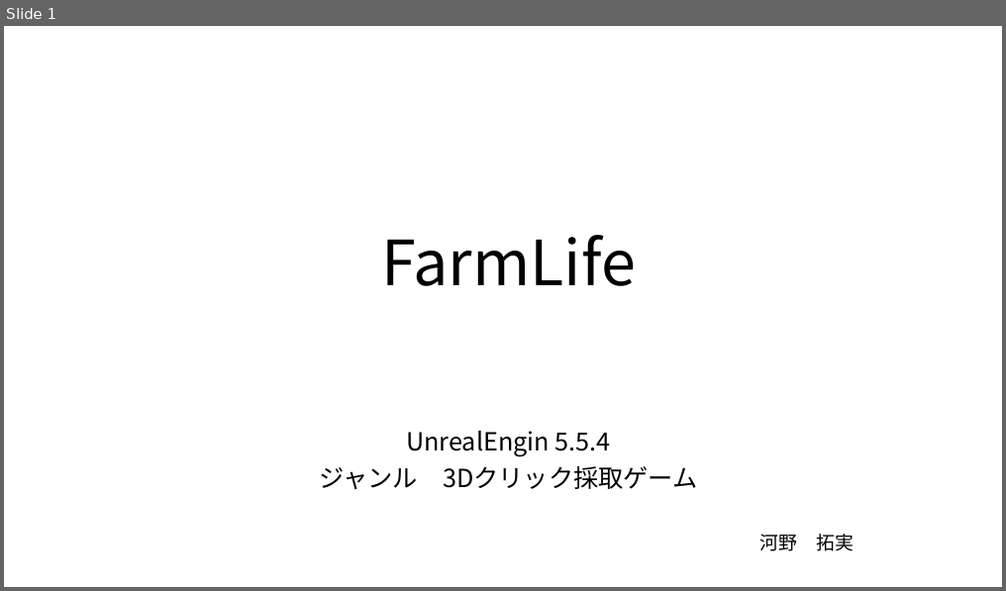
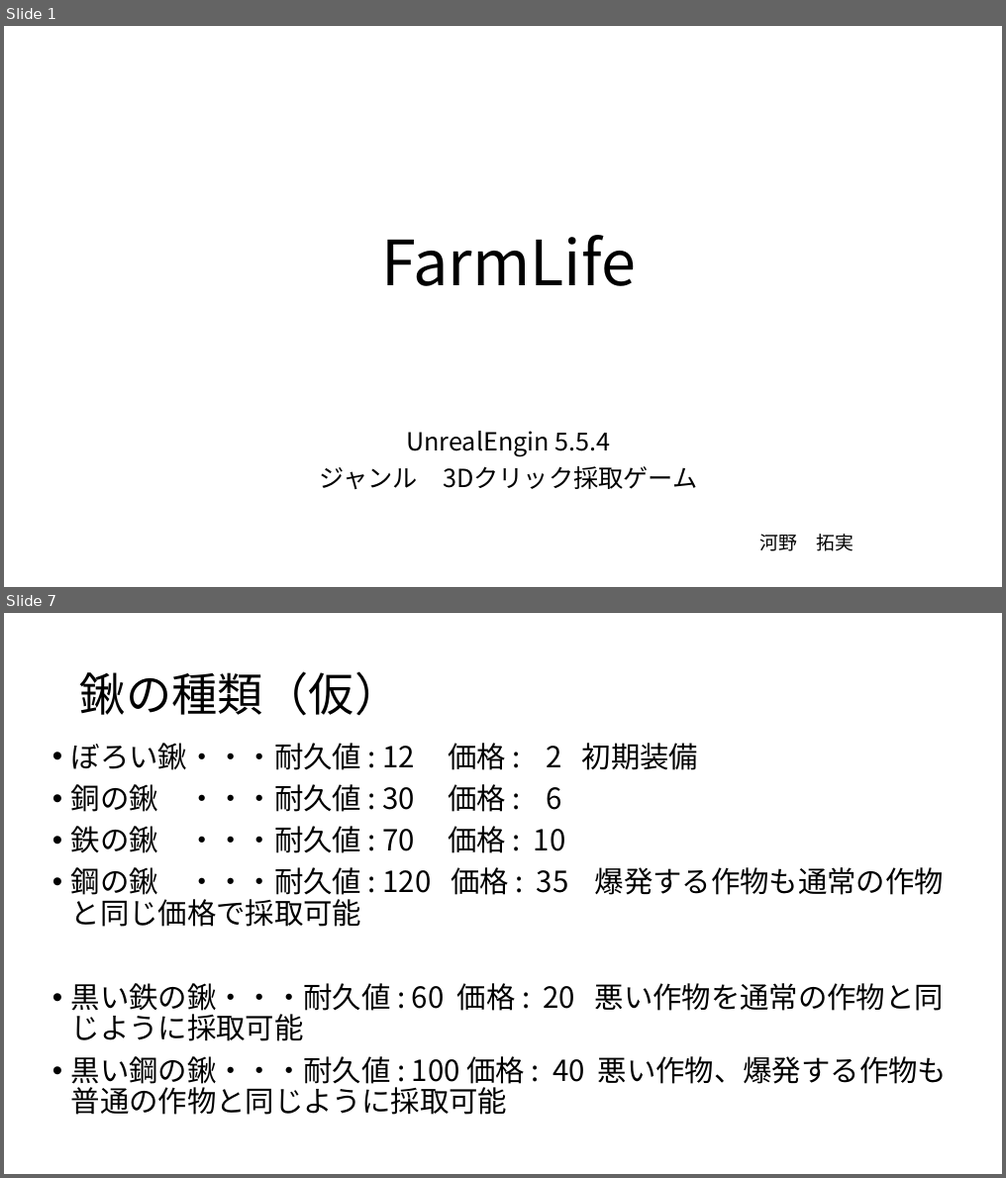
Before and after one commit to KawanoTakumi/FarmLife, a slide deck: FarmLife_企画.pptx. Shown one above the other, each under a label of ours: slide 1 before the commit, slides 1 and 7 after it; the slides between them are not shown. The pictures are 1006x591 and 1006x1178 pixels, drawn with LibreOffice and Linux fonts; fonts in the diff are those of the drawing. Boxes give left, top, right and bottom in pixels: in the first picture for what was removed or moved away, otherwise in the second. Text is boxed around its words. In the diff, an @@ line names an element or a change of style, - is before the commit and + after.

```diff
--- a/FarmLife_企画.pptx
+++ b/FarmLife_企画.pptx
@@ slide 7 added at box(4, 613, 1002, 1174), background #FFFFFF @@
@@ title added at box(80, 671, 400, 716), 44 pt, text #000000 @@
+鍬の種類（仮）
@@ text added at box(71, 743, 946, 1115), 28 pt, text #000000 @@
+• ぼろい鍬・・・耐久値 : 12 価格 : 2 初期装備
+• 銅の鍬 ・・・耐久値 : 30 価格 : 6
+• 鉄の鍬 ・・・耐久値 : 70 価格 : 10
+• 鋼の鍬 ・・・耐久値 : 120 価格 : 35 爆発する作物も通常の作物と同じ価格で採取可能
+• 黒い鉄の鍬・・・耐久値 : 60 価格 : 20 悪い作物を通常の作物と同じように採取可能
+• 黒い鋼の鍬・・・耐久値 : 100 価格 : 40 悪い作物、爆発する作物も普通の作物と同じように採取可能
```
Also in this commit, not shown: 4 slides changed, 1 other slide added, 4 other files.
